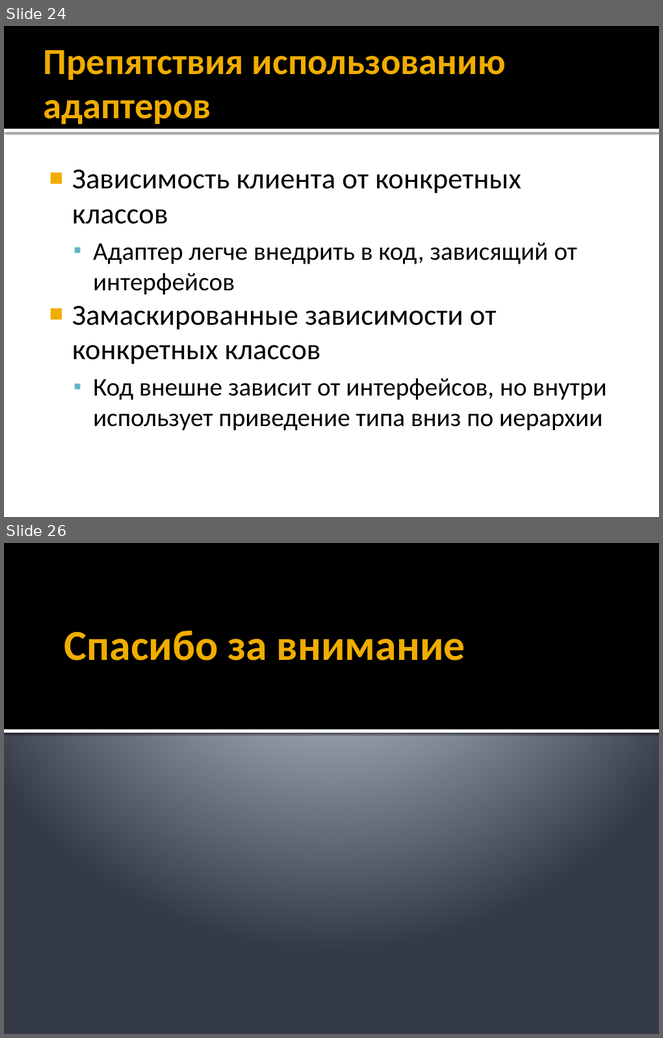
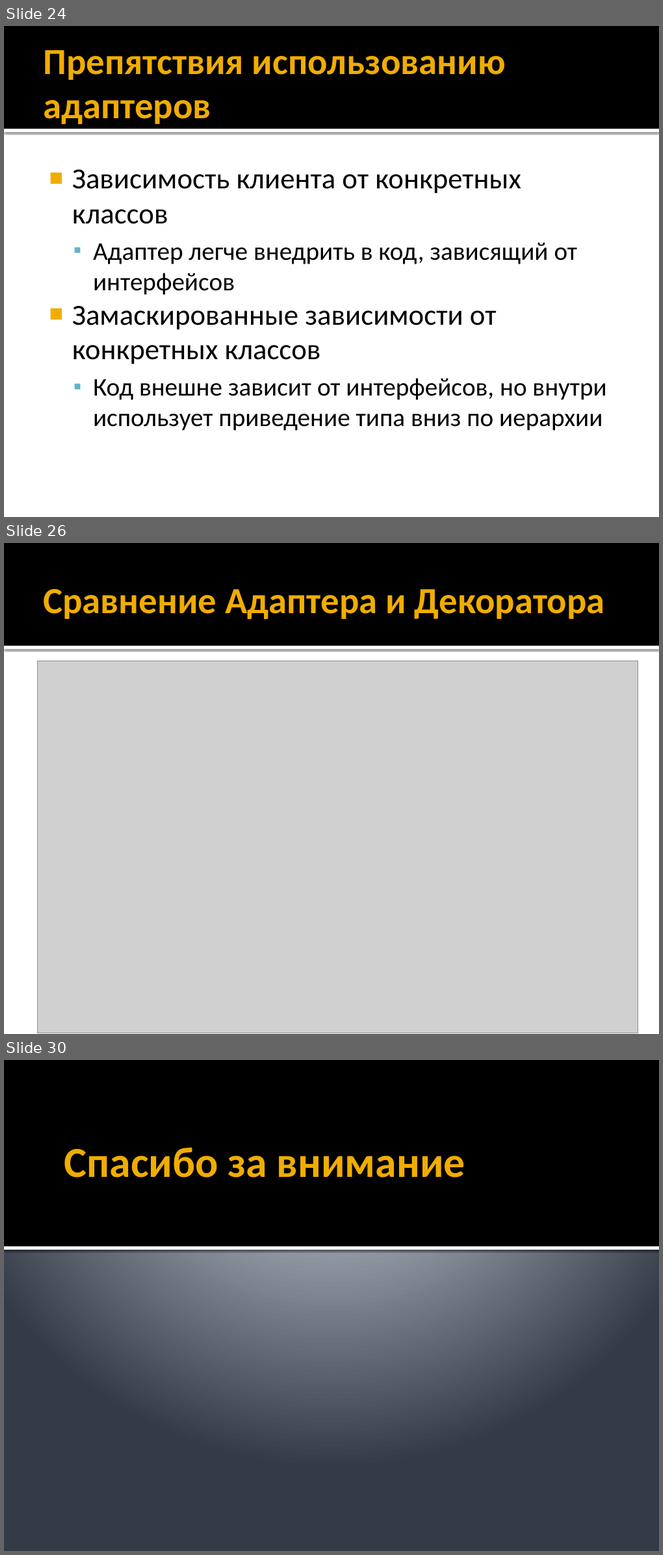
Before and after one commit to alexey-malov/ood, a slide deck: lectures/07.adapter/adapter.pptx. Shown one above the other, each under a label of ours: slides 24 and 26 before the commit, slides 24, 26 and 30 after it; the slides between them are not shown. The pictures are 663x1038 and 663x1555 pixels, drawn with LibreOffice and Linux fonts; fonts in the diff are those of the drawing; grey boxes stand for pictures. Boxes give left, top, right and bottom in pixels: in the first picture for what was removed or moved away, otherwise in the second. Text is boxed around its words. In the diff, an @@ line names an element or a change of style, - is before the commit and + after.

```diff
--- a/lectures/07.adapter/adapter.pptx
+++ b/lectures/07.adapter/adapter.pptx
@@ slide 26 added at [4, 543, 659, 1034], background #FFFFFF; not listed: 2 template elements that a slide beside it also shows @@
@@ title added at [43, 589, 605, 619], 40.5 pt, text #F0AD00, bold @@
+Сравнение Адаптера и Декоратора
@@ picture added at [37, 661, 638, 1034] @@
@@ what was slide 26 is now slide 30 @@
```
Also in this commit, not shown: 3 slides changed, 3 other slides added, 2 other files.
